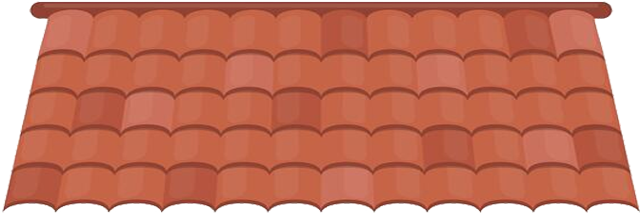
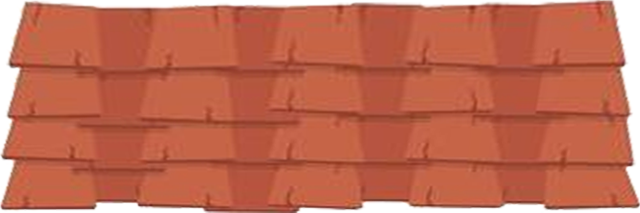
Layers edited between the first and the second 640×213 image:
added layer "3" above "2" over box(0, 0, 640, 213)
hid "2" over box(0, 1, 640, 213)
